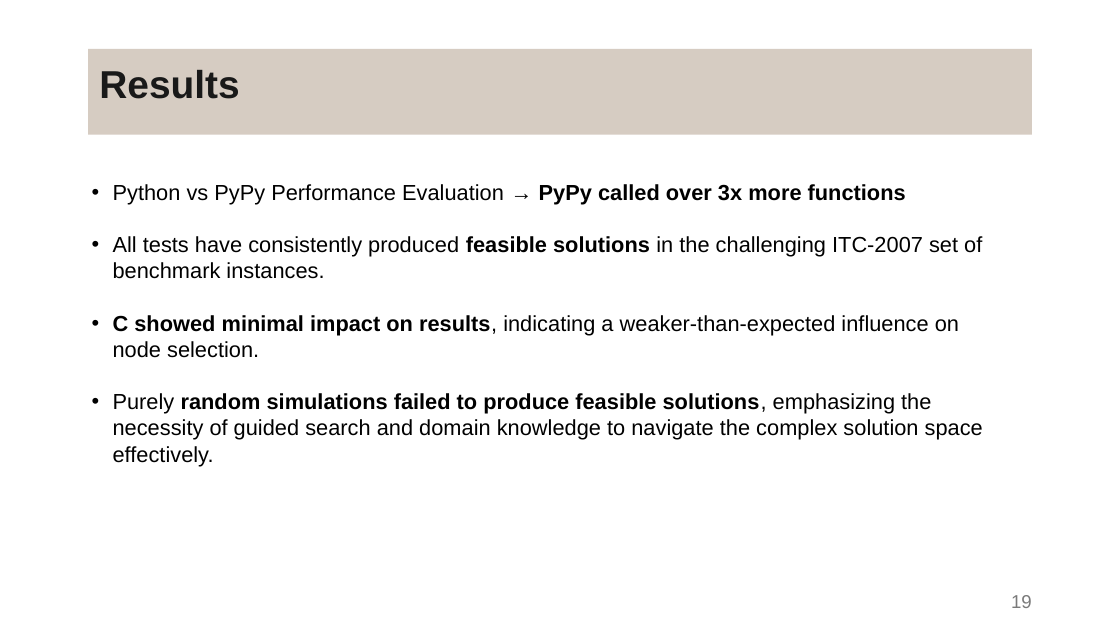
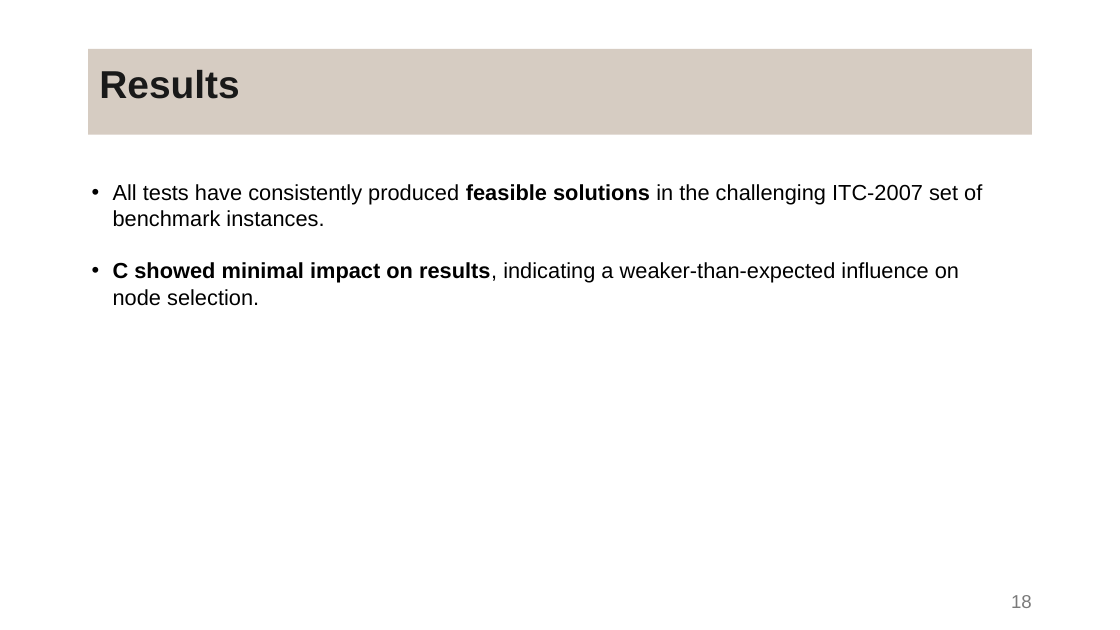
Before and after one commit to DanielaTomas/FCUP-SCHEDULE, a slide deck: slide 18 of Docs/Presentation.pptx (slide 19 before the commit). Drawn at 1120x630 pixels with LibreOffice and Linux fonts; fonts in the diff are those of the drawing. Boxes give left, top, right and bottom in pixels: in the first picture for what was removed or moved away, otherwise in the second. Text is boxed around its words. In the diff, an @@ line names an element or a change of style, - is before the commit and + after.

Commit message:
update ppt

```diff
--- a/Docs/Presentation.pptx
+++ b/Docs/Presentation.pptx
@@ text at (x1=113, y1=184, x2=906, y2=205): paragraph removed @@
-• Python vs PyPy Performance Evaluation → PyPy called over 3x more functions
@@ text at (x1=113, y1=393, x2=983, y2=466): paragraph removed @@
-• Purely random simulations failed to produce feasible solutions, emphasizing the necessity of guided search and domain knowledge to navigate the complex solution space effectively.
@@ page number at (x1=1011, y1=595, x2=1032, y2=608): text changed @@
-19
+18
```
Also in this commit, not shown: 9 other slides changed, 2 slides added, 3 slides removed.
